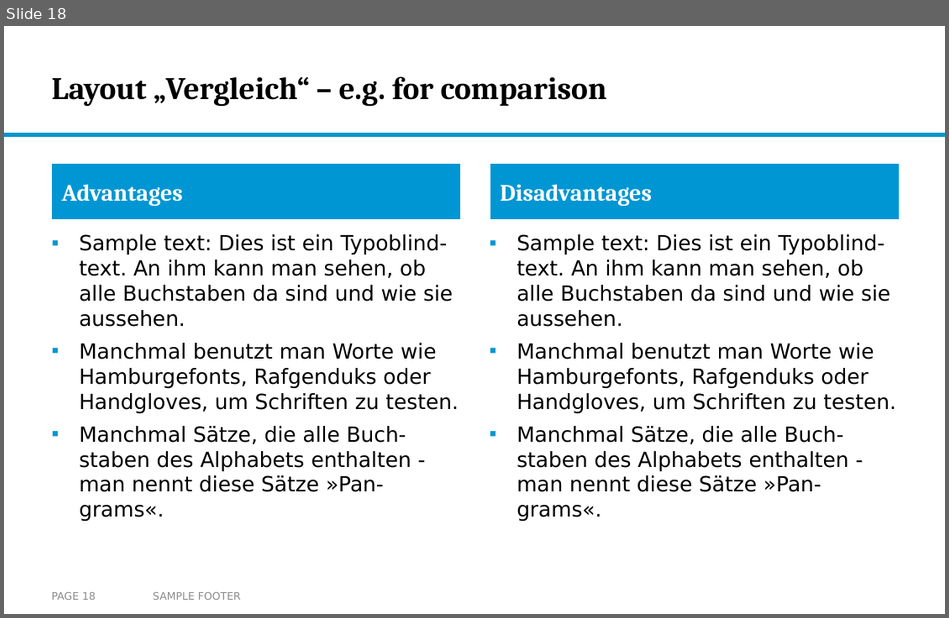
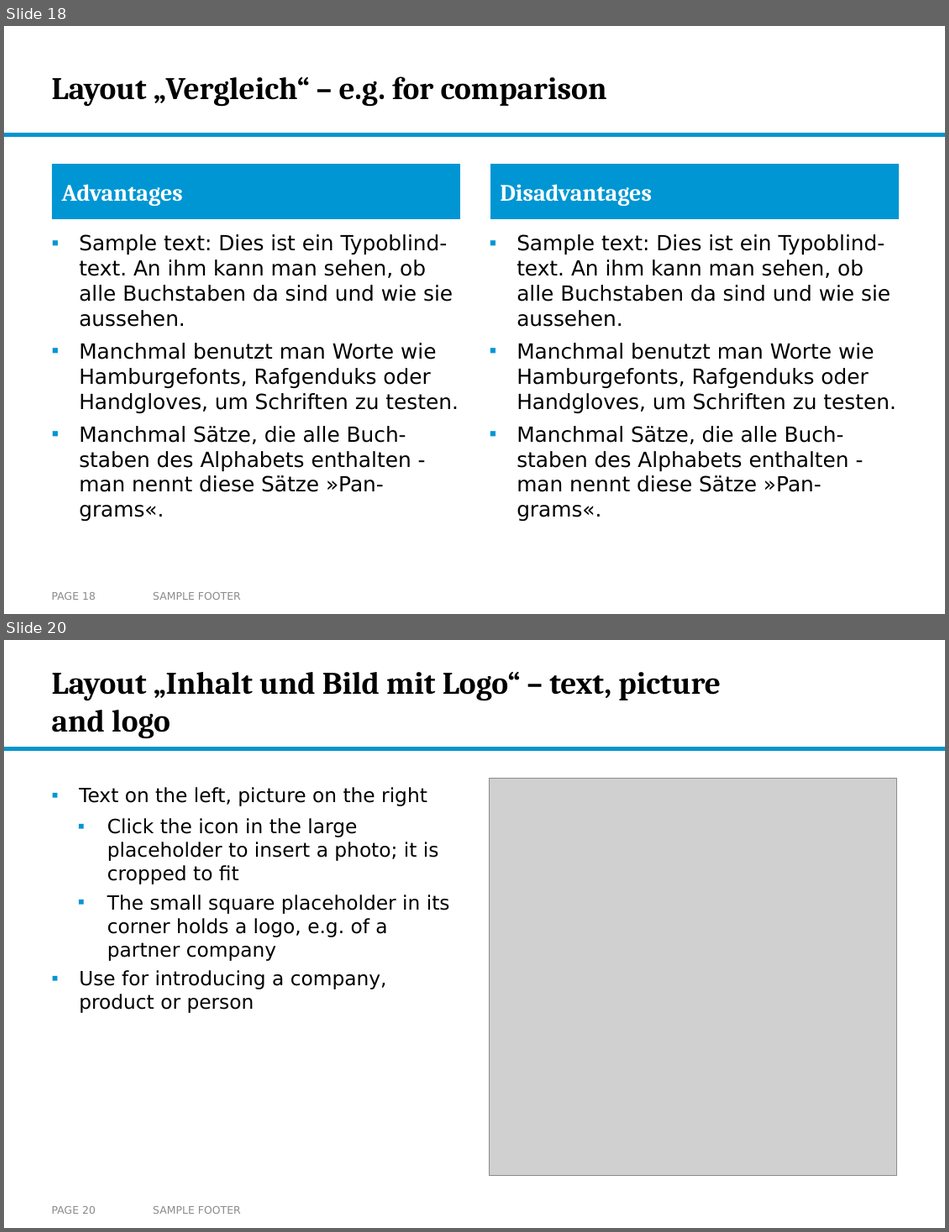
Before and after one commit to arnefloh-wu/ib-business-projects, a slide deck: WT26-27/template.pptx. Shown one above the other, each under a label of ours: slide 18 before the commit, slides 18 and 20 after it; the slides between them are not shown. The pictures are 949x618 and 949x1232 pixels, drawn with LibreOffice and Linux fonts; fonts in the diff are those of the drawing; grey boxes stand for pictures; background and template pictures are left out. Boxes give left, top, right and bottom in pixels: in the first picture for what was removed or moved away, otherwise in the second. Text is boxed around its words. In the diff, an @@ line names an element or a change of style, - is before the commit and + after.

```diff
--- a/WT26-27/template.pptx
+++ b/WT26-27/template.pptx
@@ slide 20 added at box(4, 640, 945, 1228), background #FFFFFF; not listed: 1 template element that a slide beside it also shows @@
@@ title added at box(52, 672, 721, 739), 24 pt, text #000000, bold @@
+Layout „Inhalt und Bild mit Logo“ – text, picture and logo
@@ text added at box(79, 787, 450, 1013), 15 pt, text #000000 @@
+▪ Text on the left, picture on the right
+  ▪ Click the icon in the large placeholder to insert a photo; it is cropped to fit
+  ▪ The small square placeholder in its corner holds a logo, e.g. of a partner company
+▪ Use for introducing a company, product or person
@@ picture added at box(490, 779, 897, 1175) @@
@@ page number added at box(52, 1206, 96, 1214), 8 pt, text #8C8C8C @@
+PAGE 20
@@ text added at box(153, 1206, 241, 1214), 8 pt, text #8C8C8C @@
+SAMPLE FOOTER
```
Also in this commit, not shown: 2 other slides added, 2 other files.
